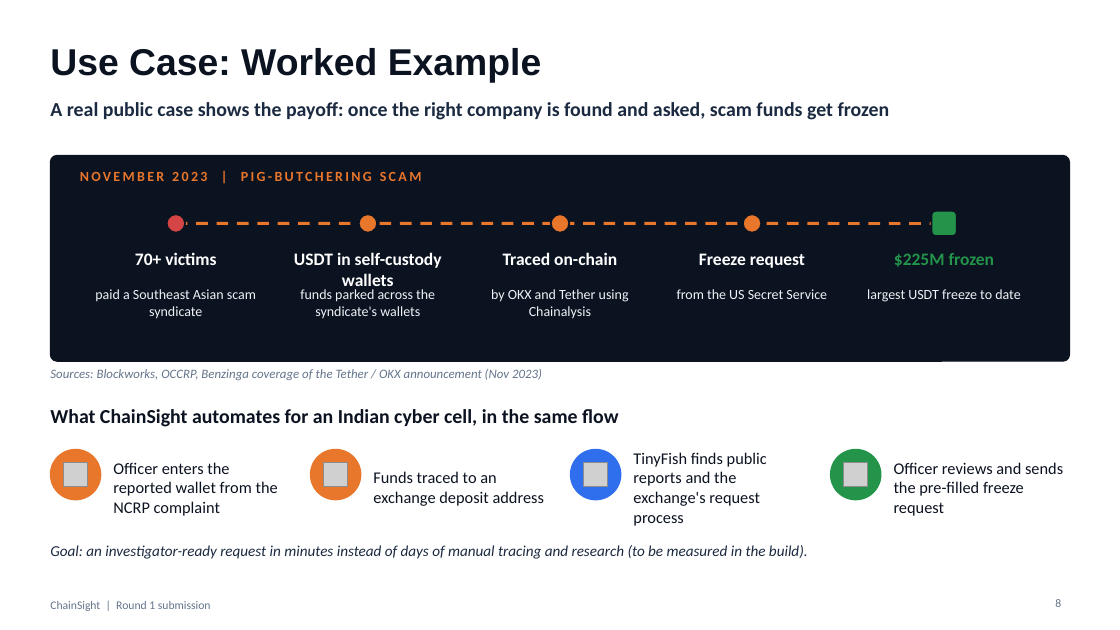
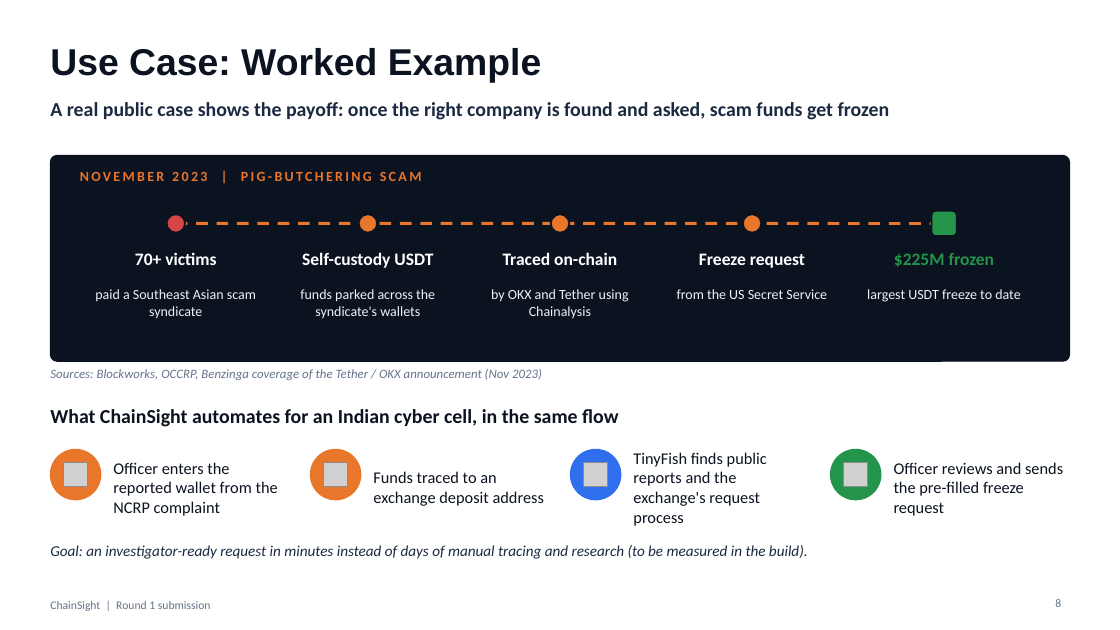
Before and after one commit to sharmaayush2506/ChainSight, a slide deck: slide 8 of docs/pitch/ChainSight_Round1_9slides.pptx. Drawn at 1120x630 pixels with LibreOffice and Linux fonts; fonts in the diff are those of the drawing; grey boxes stand for pictures. Boxes give left, top, right and bottom in pixels: in the first picture for what was removed or moved away, otherwise in the second. Text is boxed around its words. In the diff, an @@ line names an element or a change of style, - is before the commit and + after.

```diff
--- a/docs/pitch/ChainSight_Round1_9slides.pptx
+++ b/docs/pitch/ChainSight_Round1_9slides.pptx
@@ text at (x1=302, y1=252, x2=433, y2=268): text changed @@
-USDT in self-custody wallets
+Self-custody USDT
```
Also in this commit, not shown: 4 other slides changed, 2 slides added, 2 slides removed, 1 other file.
